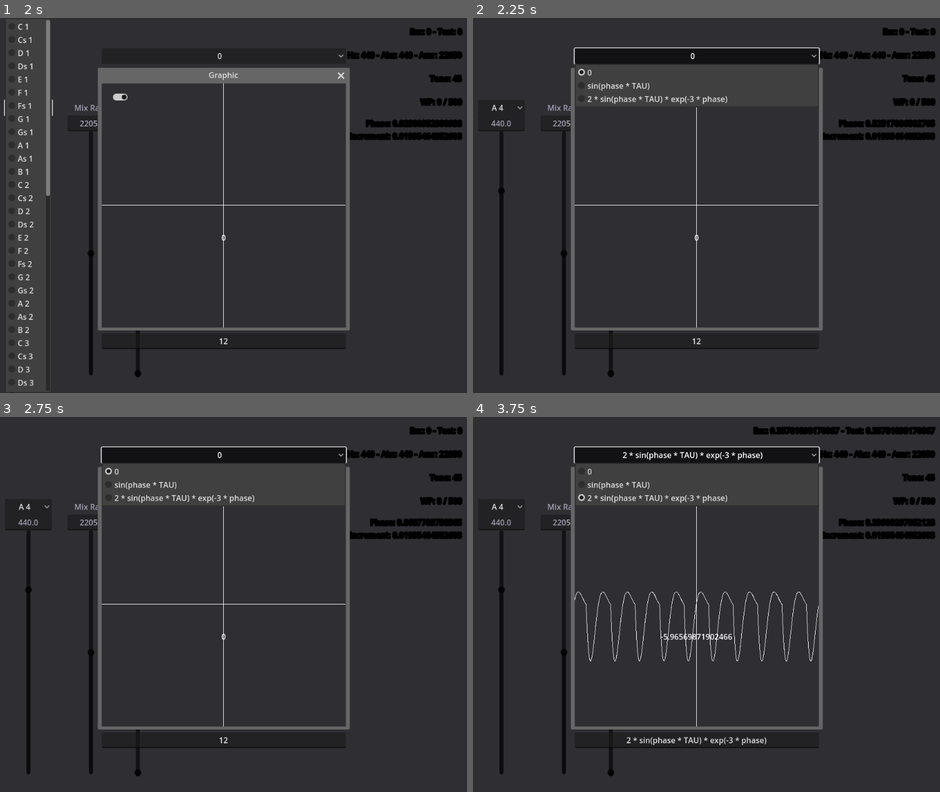
Above: before the commit, frames 1-4 (two rows, left to right).
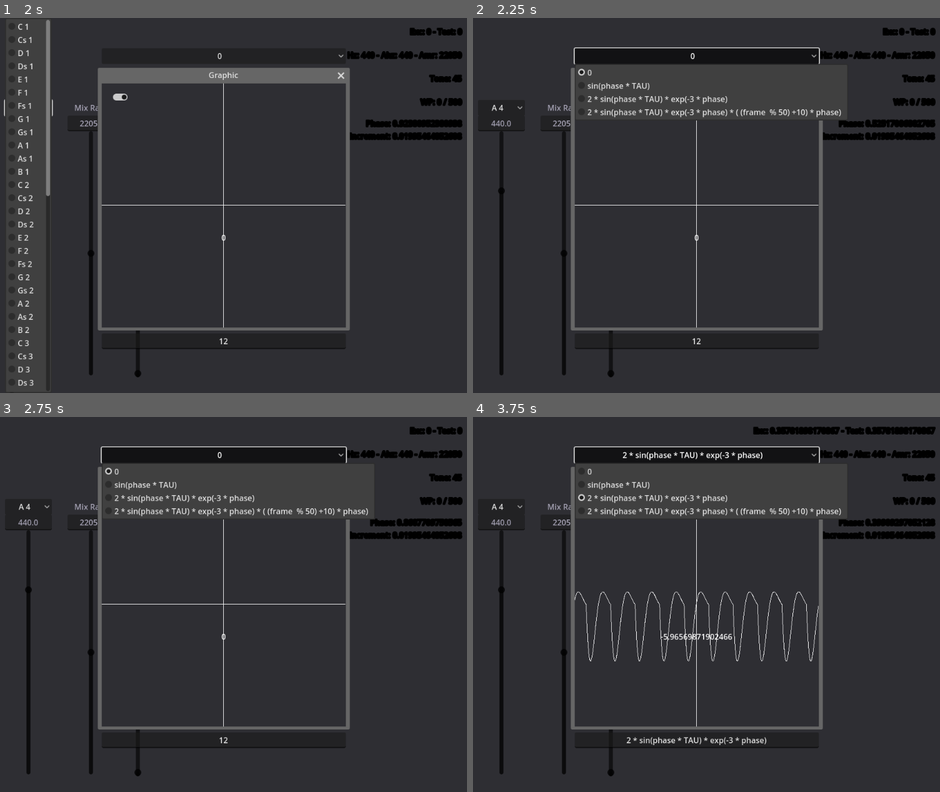
Above: after the commit, the same moments.

Repository: ArthdevhalNekiu/AudioStreamGenerator
Game: Godot game, scene res://scenes/main.tscn
Same seed, same stepped clock (60 frames per second), same inputs: the game is played once before the commit and once after it.
Inputs (mouse positions are in pixels of both pictures, inside the frame that each line leads up to):
- Up to frame 1 (2 s): click (224, 340) at 0.52 s; type "12" at 0.6 s; click "A 4" at 1.25 s
- Up to frame 2 (2.25 s): click "0" at 2 s
- Up to frame 3 (2.75 s): no input
- Up to frame 4 (3.75 s): click (594, 495) at 2.75 s; click "2 * sin(phase * TAU) * exp(-3…" at 3.5 s

Frame 1 is identical in both runs. In frame 2, 0.6% of the frame differs, in the area x 24-80%, y 12-28%; in frame 3, 0.6%; in frame 4, 0.6%.

Commit message:
Add files via upload

Diff:
--- a/scripts/main.gd
+++ b/scripts/main.gd
@@ -10,7 +10,8 @@
 const EQUATION:Array[String] = [
 	"0",
 	"sin(phase * TAU)",
-	"2 * sin(phase * TAU) * exp(-3 * phase)"
+	"2 * sin(phase * TAU) * exp(-3 * phase)",
+	"2 * sin(phase * TAU) * exp(-3 * phase) * ( (frame  % 50) +10) * phase)"
 	]
 
 static var frequency : Array[Array] = [ [32.7032, 34.6479, 36.7081, 38.8909, 41.2035, 43.6536, 46.2493, 48.9995, 51.9130, 55.0, 58.2705, 61.7354] ]
@@ -82,7 +83,7 @@
 
 
 func _on_mix_rate_text_changed(new_text):
-	if new_text.is_valid_int():
+	if new_text.is_valid_int() and int(new_text) > 0:
 		$Canvas/MixRate/MixRateSlider.set_value_no_signal(int(new_text) )
 		$Audio.stream.mix_rate = int(new_text)
 
